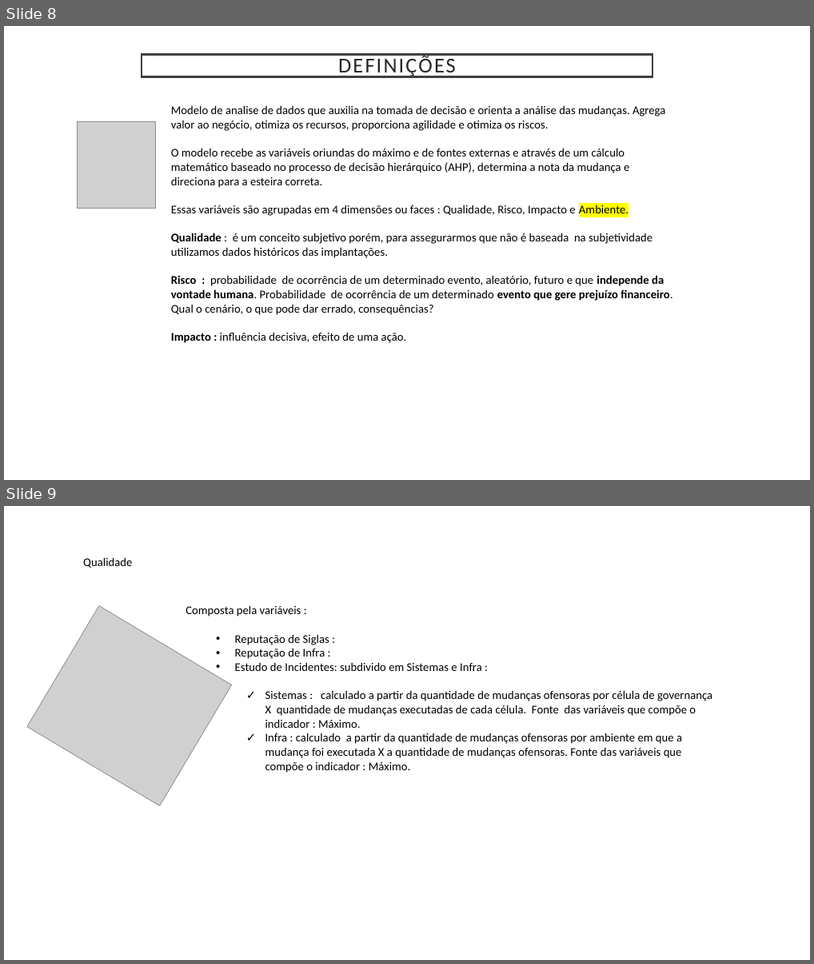
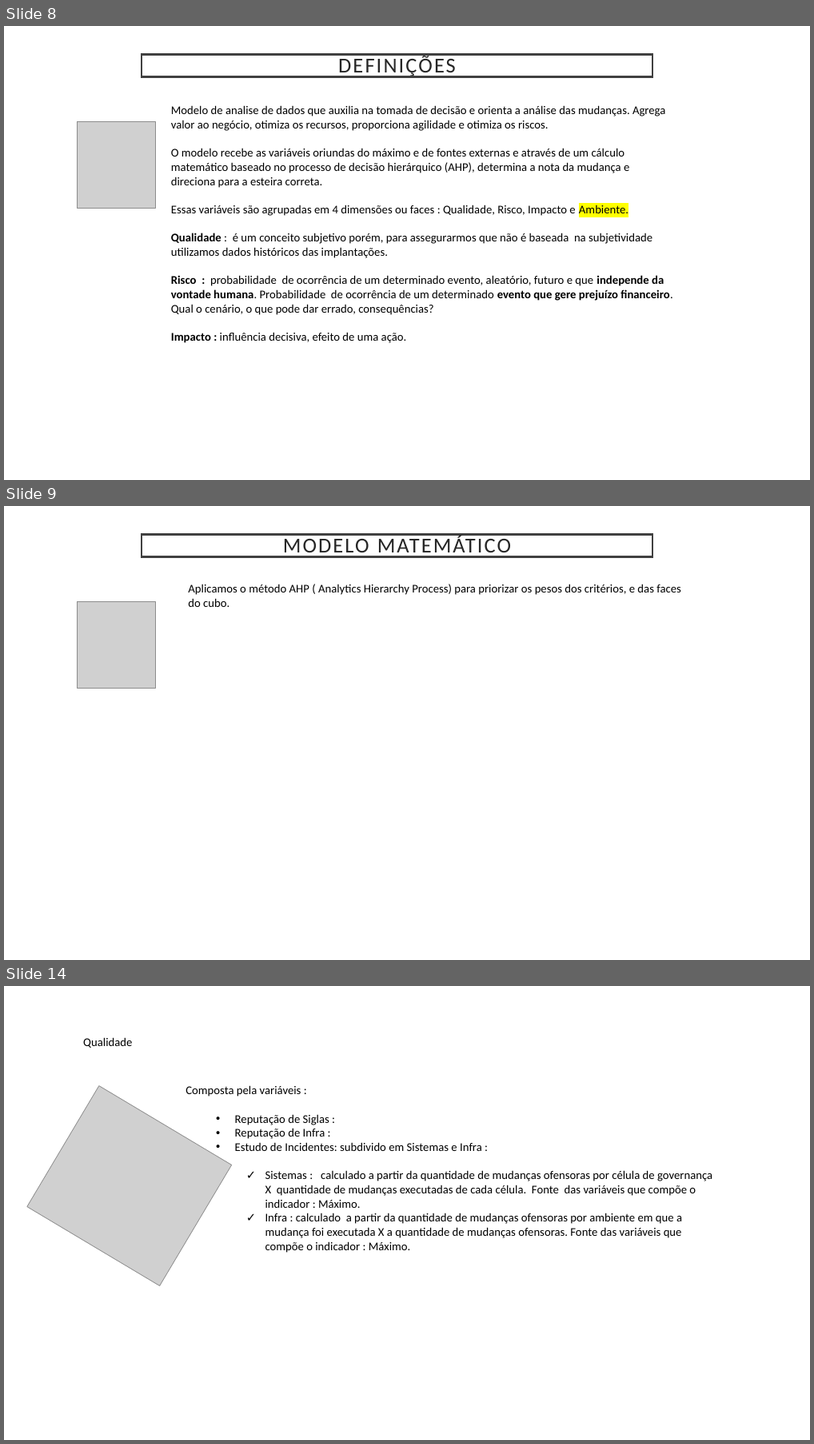
Before and after one commit to maralucca/Exemplo, a slide deck: AHP.pptx. Shown one above the other, each under a label of ours: slides 8 and 9 before the commit, slides 8, 9 and 14 after it; the slides between them are not shown. The pictures are 814x964 and 814x1444 pixels, drawn with LibreOffice and Linux fonts; fonts in the diff are those of the drawing; grey boxes stand for pictures. Boxes give left, top, right and bottom in pixels: in the first picture for what was removed or moved away, otherwise in the second. Text is boxed around its words. In the diff, an @@ line names an element or a change of style, - is before the commit and + after.

```diff
--- a/AHP.pptx
+++ b/AHP.pptx
@@ slide 9 added at <box>4,506,810,960</box>, background #FFFFFF @@
@@ title added at <box>142,535,653,556</box>, fill #FFFFFF, outline #404040 2.5 pt, 25.2 pt, text #262626 @@
+MODELO MATEMÁTICO
@@ picture added at <box>78,601,156,688</box> @@
@@ text added at <box>188,584,682,607</box>, 14 pt, text #000000 @@
+Aplicamos o método AHP ( Analytics Hierarchy Process) para priorizar os pesos dos critérios, e das faces do cubo.
@@ what was slide 9 is now slide 14 @@
```
Also in this commit, not shown: 5 other slides added, 1 slide removed.
